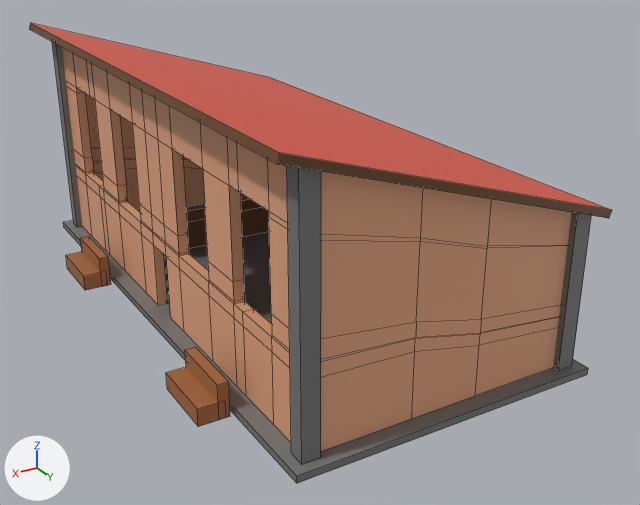
The Blender file Ressources/Rathaus.blend: old version first, new version second.
Both versions are drawn from a camera (50 mm lens) standing at (9.3, 21.6, 12.3) and looking at (-3.5, 0.1, 1.5). Arrows for +X, +Y and +Z are at lower left; the lights stay in place. Mesh edges are drawn as thin lines.

Names of what the first picture shows: 'Bank4', 'Bank5', 'Basement', 'Counter', 'Rathaus', 'Roof', 'Stelze links vorne', 'Stelze rechts hinten', 'Stelze rechts vorne'.
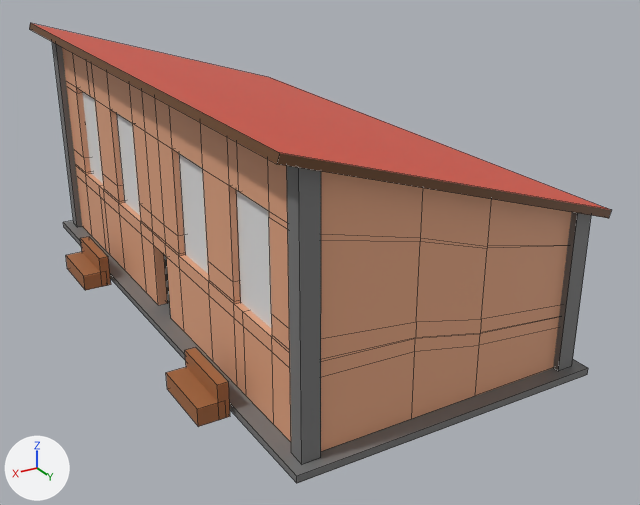
Boxes (x1, y1, x2, y2) around the edits, measured in the pictures (640 x 505 px):
```json
{"object": "Plane", "change": "added", "after": [236, 190, 272, 328]}
{"object": "Plane.001", "change": "added", "after": [179, 154, 208, 273]}
{"object": "Plane.002", "change": "added", "after": [116, 113, 140, 215]}
{"object": "Plane.003", "change": "added", "after": [82, 92, 103, 183]}
{"object": "Counter", "change": "unchanged, covered by the edit", "before": [186, 199, 269, 249]}
```

The change, as JSON lines over the scene's bpy script:
```json
{"op": "add", "block": "me_plane_004", "code": ["me_plane_004 = bpy.data.meshes.new('Plane.004')", "me_plane_004.from_pydata([(-1.0, -1.0, 0.0), (1.0, -1.0, 0.0), (-1.0, 1.0, 0.0), (1.0, 1.0, 0.0)], [], [(0, 1, 3, 2)])"]}
{"op": "add", "block": "ob_plane_003", "code": ["ob_plane_003 = bpy.data.objects.new('Plane.003', me_plane_004)", "ob_plane_003.location = (0.81, -7.53, 3.88)", "ob_plane_003.rotation_euler = (0.0, 1.571, 0.0)  # degrees (0, 90, 0)", "ob_plane_003.scale = (1.6, 1.05, 1.0)"]}
{"op": "add", "block": "ob_plane_002", "code": ["ob_plane_002 = bpy.data.objects.new('Plane.002', me_plane_004.copy())", "ob_plane_002.location = (0.81, -3.95, 3.88)", "ob_plane_002.rotation_euler = (0.0, 1.571, 0.0)  # degrees (0, 90, 0)", "ob_plane_002.scale = (1.6, 1.05, 1.0)"]}
{"op": "add", "block": "ob_plane_001", "code": ["ob_plane_001 = bpy.data.objects.new('Plane.001', me_plane_004.copy())", "ob_plane_001.location = (0.81, 1.04, 3.88)", "ob_plane_001.rotation_euler = (0.0, 1.571, 0.0)  # degrees (0, 90, 0)", "ob_plane_001.scale = (1.6, 1.05, 1.0)"]}
{"op": "add", "block": "ob_plane", "code": ["ob_plane = bpy.data.objects.new('Plane', me_plane_004.copy())", "ob_plane.location = (0.81, 4.52, 3.88)", "ob_plane.rotation_euler = (0.0, 1.571, 0.0)  # degrees (0, 90, 0)", "ob_plane.scale = (1.6, 1.05, 1.0)"]}
```
